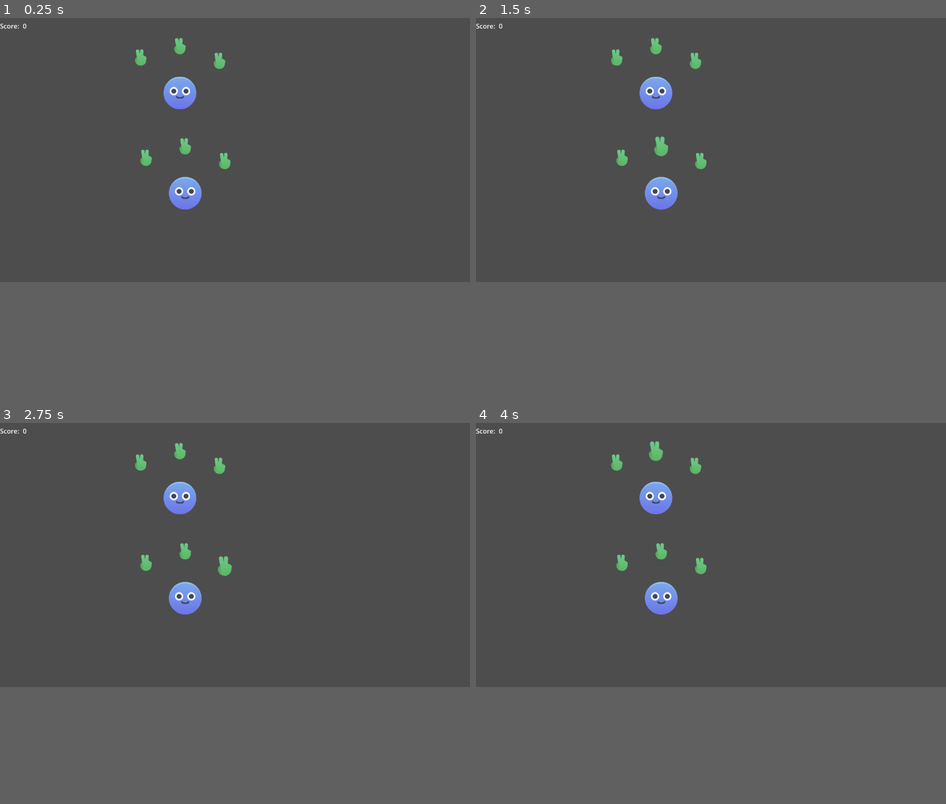
Above: before the commit, frames 1-4 (two rows, left to right).
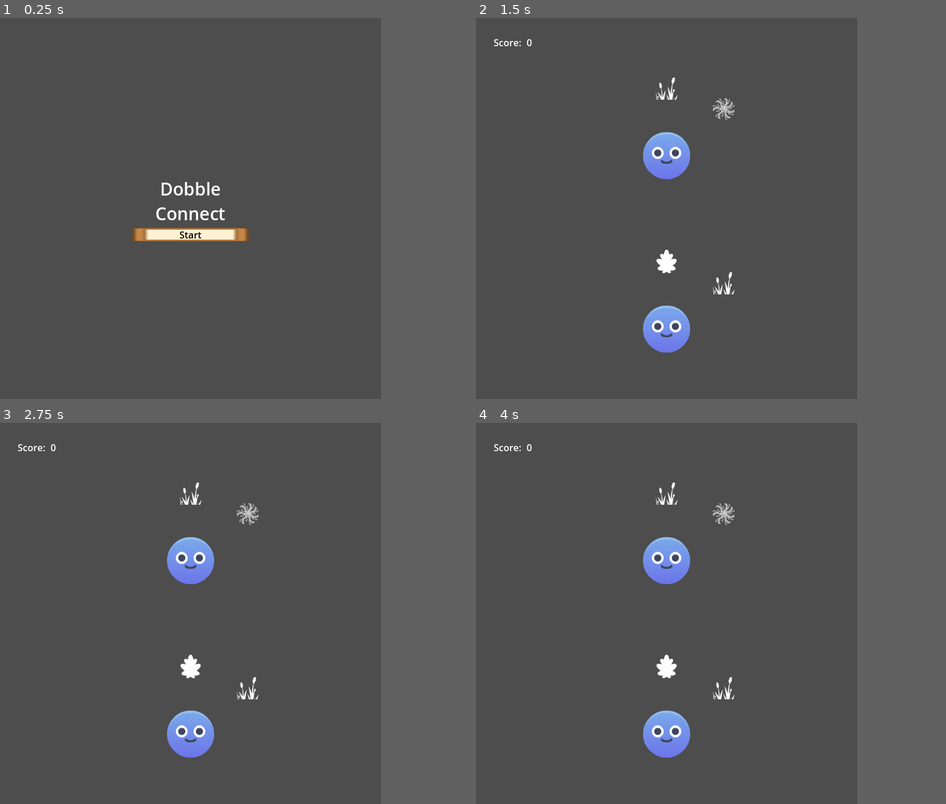
Above: after the commit, the same moments.

Repository: coolmule0/dobble-connect
Game: Godot game, scene res://title_screen.tscn
The game is run twice, just before and just after one commit, with the same random seed, the same clock (stepped at 60 frames per second) and the same inputs. Before the commit the project starts from res://main_board.tscn.
Inputs (mouse positions are in pixels of both pictures, inside the frame that each line leads up to):
- Up to frame 1 (0.25 s): no input
- Up to frame 2 (1.5 s): click (711, 166) at 0.5 s, where only the run after the commit has a clickable "Start"; move the mouse to (659, 147) at 1.27 s; click (659, 147) at 1.42 s
- Up to frame 3 (2.75 s): tap Enter at 2 s; move the mouse to (225, 567) at 2.02 s; click (225, 567) at 2.17 s
- Up to frame 4 (4 s): tap Space at 2.75 s; move the mouse to (621, 563) at 2.77 s; click (621, 563) at 2.92 s; tap Enter at 3.5 s; move the mouse to (654, 449) at 3.52 s; click (654, 449) at 3.67 s
In our replay, the window is 799x449 before the commit and 648x648 after it. These sizes can differ from the game's own. Grey fills any space a smaller window leaves; there, only what the larger window draws over its background counts as a difference.

The runs differ from the first frame. In frame 1, 2.6% of the frame differs, in the area x 0-54%, y 1-59%; in frame 2, 3.7%; in frame 3, 3.8%, in the area x 0-56%, y 1-88%; in frame 4, 3.8%.

Commit message:
first release

Diff:
--- a/character.gd
+++ b/character.gd
@@ -4,11 +4,18 @@
 @onready var trait_container: TraitContainer = $TraitsContainer/TraitContainer
 @onready var trait_container_2: TraitContainer = $TraitsContainer/TraitContainer2
 @onready var trait_container_3: TraitContainer = $TraitsContainer/TraitContainer3
-#var traits_arr = [trait_container, trait_container_2, trait_container_3]
+@onready var trait_container_4: TraitContainer = $TraitsContainer/TraitContainer4
+@onready var trait_container_5: TraitContainer = $TraitsContainer/TraitContainer5
+
+var traits_arr: Array[TraitContainer]
+@onready var traits_container: Node2D = $TraitsContainer
 
 @export var traits: Array[CompressedTexture2D]: set=set_traits
 
+const TRAIT_CONTAINER = preload("res://trait_container.tscn")
+
 func _ready() -> void:
+	traits_arr = [trait_container, trait_container_2, trait_container_3, trait_container_4, trait_container_5]
 	#trait_container.trait_sprite = traits[0]
 	#trait_container_2.trait_sprite = traits[1]
 	#trait_container_3.trait_sprite = traits[2]
@@ -18,10 +25,25 @@
 	traits = val
 
 	if not is_node_ready():
-		#_initial_traits = val
 		return
-	# we have 3 traits to edit
-	assert(len(val) == 3)
-	trait_container.trait_sprite = traits[0]
-	trait_container_2.trait_sprite = traits[1]
-	trait_container_3.trait_sprite = traits[2]
+	# we have up to 5 traits to edit
+	assert(len(val) <= 5)
+	assert(len(val) >= 1)
+
+	for c in traits_container.get_children():
+		c.visible = false
+		c.process_mode = Node.PROCESS_MODE_DISABLED
+
+	for i in range(traits.size()):
+		traits_arr[i].trait_sprite = traits[i]
+		traits_arr[i].visible = true
+		traits_arr[i].process_mode = Node.PROCESS_MODE_INHERIT
+
+	# Spread the traits in a half-circle around the character
+	#for i in range(traits.size()):
+		#traits_arr[i].trait_sprite = traits[i]
+		#var tc = TRAIT_CONTAINER.instantiate()
+		#traits_container.add_child(tc)
+		#tc.trait_sprite = t
+		# TODO: position
+		# assume each trait image is around 40px radius
--- a/character.tscn
+++ b/character.tscn
@@ -21,7 +21,6 @@
 
 [node name="TraitContainer" parent="TraitsContainer" instance=ExtResource("3_0qfo5")]
 position = Vector2(0, -115)
-trait_sprite = null
 
 [node name="TraitContainer2" parent="TraitsContainer" instance=ExtResource("3_0qfo5")]
 position = Vector2(97, -79)
@@ -30,3 +29,11 @@
 [node name="TraitContainer3" parent="TraitsContainer" instance=ExtResource("3_0qfo5")]
 position = Vector2(-96, -87)
 trait_sprite = ExtResource("5_px5sl")
+
+[node name="TraitContainer4" parent="TraitsContainer" instance=ExtResource("3_0qfo5")]
+position = Vector2(162, -2)
+trait_sprite = ExtResource("5_px5sl")
+
+[node name="TraitContainer5" parent="TraitsContainer" instance=ExtResource("3_0qfo5")]
+position = Vector2(-154, -3)
+trait_sprite = ExtResource("5_px5sl")
--- /dev/null
+++ b/dobble_theme.tres
@@ -0,0 +1,24 @@
+[gd_resource type="Theme" load_steps=6 format=3 uid="uid://b0ry4n54nyppf"]
+
+[ext_resource type="Texture2D" uid="uid://dv0m6j5i4n8cd" path="res://assets/kenney_ui-pack-pixel-adventure/tile_0000.png" id="1_cy87y"]
+
+[sub_resource type="StyleBoxTexture" id="StyleBoxTexture_cy87y"]
+texture = ExtResource("1_cy87y")
+
+[sub_resource type="StyleBoxTexture" id="StyleBoxTexture_67jrp"]
+texture = ExtResource("1_cy87y")
+
+[sub_resource type="StyleBoxTexture" id="StyleBoxTexture_3yixm"]
+texture = ExtResource("1_cy87y")
+
+[sub_resource type="StyleBoxTexture" id="StyleBoxTexture_84nan"]
+texture = ExtResource("1_cy87y")
+
+[resource]
+Button/colors/font_color = Color(0, 0, 0, 1)
+Button/colors/font_focus_color = Color(0, 0, 0, 1)
+Button/colors/font_hover_color = Color(1, 0, 0, 1)
+Button/styles/focus = SubResource("StyleBoxTexture_cy87y")
+Button/styles/hover = SubResource("StyleBoxTexture_67jrp")
+Button/styles/normal = SubResource("StyleBoxTexture_3yixm")
+Button/styles/pressed = SubResource("StyleBoxTexture_84nan")
--- a/level_manager.gd
+++ b/level_manager.gd
@@ -13,17 +13,29 @@
 var sprite_paths: PackedStringArray = []
 const SPRITE_PATH = "res://assets/traits/"
 
+# left - level/score. Right - how many traits per char
+var score_breaks := {
+	0: 2,
+	2: 3,
+	10: 4,
+	20: 5
+}
+
 ## Move onto next scene with transition
 func next_scene():
-	var ts = get_new_traits()
+	# how many traits this level?
+	var nprops := get_property_count(score)
+	var ts = get_new_traits(nprops)
 	var transition = SWIPE_TRANSITION.instantiate()
 	get_tree().root.add_child(transition)
 	transition.start_transition(level_scene, ts)
 
 ## Calculate traits for a level
-func get_new_traits() -> Dictionary[String, Array]:
+func get_new_traits(n_traits_per_char: int = 3) -> Dictionary[String, Array]:
 	#var pc_traits: Array[CompressedTexture2D] = [HAND_YELLOW_POINT,HAND_YELLOW_POINT,HAND_YELLOW_POINT]
 	#var char_traits: Array[CompressedTexture2D] = [HAND_YELLOW_ROCK,HAND_YELLOW_ROCK,HAND_YELLOW_ROCK]
+	# At least 1, so they can match
+	assert(n_traits_per_char >= 1)
 
 	# Shuffle available options
 	var shuffled = Array(sprite_paths.duplicate())
@@ -33,7 +45,7 @@
 	var npc_sprite_paths = [shuffled[0]]
 	shuffled.pop_front()
 	# fill out rest
-	for i in range(2):
+	for i in range(n_traits_per_char-1):
 		pc_sprite_paths.append(shuffled[0])
 		shuffled.pop_front()
 		npc_sprite_paths.append(shuffled[0])
@@ -54,3 +66,11 @@
 func _ready() -> void:
 	# get available trait sprites
 	sprite_paths = ResourceLoader.list_directory(SPRITE_PATH)
+
+## Given the level, return the number of properties, defined by score_breaks
+func get_property_count(level: int) -> int:
+	var result := 0
+	for score_level in score_breaks.keys():
+		if level >= score_level:
+			result = score_breaks[score_level]
+	return result
--- a/main_board.gd
+++ b/main_board.gd
@@ -5,7 +5,7 @@
 
 @export var pc_traits: Array[CompressedTexture2D]
 @export var npc_traits: Array[CompressedTexture2D]
-@onready var label_score: Label = $CanvasLayer/ScoreContainer/Score
+@onready var label_score: Label = %Score
 
 var is_drawing = false
 var start_pos = Vector2.ZERO
@@ -31,12 +31,15 @@
 					var released = get_connectable_at_mouse()
 					if released and released != start_source:
 						#print("Connected from %s to %s" % [start_source.name, released.name])
+						is_drawing = false
 						_check_connection(start_source.get_owner(), released.get_owner())
 					else:
 						print("Connection canceled")
-					is_drawing = false
-					line.clear_points()
-					start_source = null
+						is_drawing = false
+						line.clear_points()
+						start_source = null
+	if Input.is_action_pressed("ui_cancel"):
+		get_tree().quit()
 
 func _process(delta):
 	if is_drawing:
@@ -62,12 +65,24 @@
 	# TODO: possibly check owner to ensure initialtes from 2 different character
 	if start_trait.trait_sprite == end_trait.trait_sprite:
 		print("Correct!")
-		# TODO: turn line green. move on
+		# turn line green. move on
+		var twe = create_tween()
+		twe.tween_property(line, "modulate", Color.GREEN, 0.15)
 		LevelManager.score += 1
 		LevelManager.next_scene()
 	else:
 		print("Not Right!")
-		# TODO: turn line red and shake
+		# turn line red and shake
+		var twe = create_tween()
+		var line_col = line.get_default_color()
+		line.default_color = Color.RED
+		#twe.tween_property(line, "modulate", Color.RED, 0.15)
+		for i in range(3):
+			twe.tween_property(line, "position:x", -5, 0.05)
+			twe.tween_property(line, "position:x", 5, 0.05)
+		twe.tween_callback(line.clear_points)
+		twe.tween_property(line, "default_color", line_col, 0.01)
+		#line.default_color = line_col
 
 func init_level(init_vars: Dictionary) -> void:
 	pc_traits = init_vars["pc"]
--- a/main_board.tscn
+++ b/main_board.tscn
@@ -7,23 +7,31 @@
 script = ExtResource("1_s3r4q")
 
 [node name="PC" parent="." instance=ExtResource("1_4rgaq")]
-position = Vector2(454, 430)
+position = Vector2(324, 529)
 
 [node name="Character" parent="." instance=ExtResource("1_4rgaq")]
-position = Vector2(441, 184)
+position = Vector2(324, 234)
 
 [node name="Line2D" type="Line2D" parent="."]
+begin_cap_mode = 2
+end_cap_mode = 2
 
 [node name="CanvasLayer" type="CanvasLayer" parent="."]
 
-[node name="ScoreContainer" type="HBoxContainer" parent="CanvasLayer"]
+[node name="MarginContainer" type="MarginContainer" parent="CanvasLayer"]
 offset_right = 40.0
 offset_bottom = 40.0
+theme_override_constants/margin_left = 30
+theme_override_constants/margin_top = 30
 
-[node name="ScoreText" type="Label" parent="CanvasLayer/ScoreContainer"]
+[node name="ScoreContainer" type="HBoxContainer" parent="CanvasLayer/MarginContainer"]
+layout_mode = 2
+
+[node name="ScoreText" type="Label" parent="CanvasLayer/MarginContainer/ScoreContainer"]
 layout_mode = 2
 text = "Score: "
 
-[node name="Score" type="Label" parent="CanvasLayer/ScoreContainer"]
+[node name="Score" type="Label" parent="CanvasLayer/MarginContainer/ScoreContainer"]
+unique_name_in_owner = true
 layout_mode = 2
 text = "N"
--- a/project.godot
+++ b/project.godot
@@ -11,13 +11,17 @@
 [application]
 
 config/name="Dobble Connect"
-run/main_scene="uid://bi5amw1dsfvet"
+run/main_scene="uid://ehd3dlqo70ug"
 config/features=PackedStringArray("4.4", "Mobile")
-config/icon="res://icon.svg"
+config/icon="uid://bm61wktm5lb0w"
 
 [autoload]
 
 LevelManager="*res://level_manager.gd"
+
+[display]
+
+window/size/viewport_width=648
 
 [global_group]
 
--- /dev/null
+++ b/speechbubble.gd
@@ -0,0 +1,24 @@
+extends Control
+
+@export var radius: float = 80.0
+@export var arc_angle: float = PI  # Half circle
+@export var arc_offset: float = -PI / 2  # Start angle (top center)
+@export var color: Color = Color(1, 1, 1, 0.8)
+@export var outline_color: Color = Color(0, 0, 0)
+@export var outline_width: float = 2.0
+
+func _draw():
+	var center = Vector2(size.x / 2, size.y)  # Bubble base at bottom center
+	var points = []
+
+	var segments = 64
+	for i in range(segments + 1):
+		var angle = arc_offset + (i / segments) * arc_angle
+		var point = center + Vector2(radius * cos(angle), -radius * sin(angle))
+		points.append(point)
+
+	# Close shape back to the base center
+	points.append(center)
+
+	draw_colored_polygon(points, color)
+	draw_polyline(points, outline_color, outline_width)
--- /dev/null
+++ b/speechbubble.gdshader
@@ -0,0 +1,34 @@
+shader_type canvas_item;
+
+uniform float radius : hint_range(0.1, 2.0) = 0.9;
+uniform float thickness : hint_range(0.01, 1.0) = 0.2;
+uniform float bend_strength : hint_range(0.0, 10.0) = 4.0;
+uniform vec4 banana_color : source_color = vec4(1.0, 1.0, 0.2, 1.0);
+
+void fragment() {
+    vec2 uv = UV * 2.0 - 1.0; // Normalize UV to range [-1, 1]
+    uv.x *= (SCREEN_PIXEL_SIZE.x / SCREEN_PIXEL_SIZE.y); // Aspect correction
+
+    // Map x to angle range: 0 to PI
+    float angle = uv.x * 3.14159 * 0.5; // from -PI/2 to PI/2
+
+    // Parametric banana arc
+    vec2 arc_center = vec2(sin(angle), -cos(angle)); // Semi-circle curve
+    arc_center *= radius;
+
+    // Measure distance from actual fragment to the arc
+    float dist = length(uv - arc_center);
+
+    // Band thickness
+    float outer = thickness * 0.5;
+    float inner = -thickness * 0.5;
+
+    // Smooth edge
+    float edge = fwidth(dist);
+    float alpha_outer = smoothstep(outer, outer - edge, dist);
+    float alpha_inner = 1.0 - smoothstep(inner, inner + edge, dist);
+    float alpha = alpha_outer * alpha_inner;
+
+    // Output banana color
+    COLOR = banana_color * alpha;
+}
--- /dev/null
+++ b/textbubble.gdshader
@@ -0,0 +1,29 @@
+shader_type canvas_item;
+
+void vertex() {
+	// Called for every vertex the material is visible on.
+}
+
+//uniform float curve_strength : hint_range(-1.0, 1.0) = 0.2;
+
+void fragment() {
+    vec2 uv = UV;
+
+    // Convert to [-1, 1] range
+    vec2 centered = uv * 2.0 - vec2(1.0, 1.0);
+
+    // Polar coordinate conversion
+    float r = length(centered);
+    float theta = atan(centered.y, centered.x);
+
+    // Limit to semi-circle
+    if (theta < -1.57 || theta > 1.57 || r > 1.0) {
+        discard; // Transparent outside semi-circle
+    }
+
+    // Warp UVs from polar back to rectangular sample space
+    vec2 warped_uv = vec2((theta + 1.57) / 3.14, r);
+
+    // Use warped UVs to sample original texture
+    COLOR = texture(TEXTURE, warped_uv);
+}
--- /dev/null
+++ b/title_screen.gd
@@ -0,0 +1,9 @@
+extends Node2D
+
+
+func _on_button_pressed() -> void:
+	LevelManager.next_scene()
+
+func _input(event):
+	if Input.is_action_pressed("ui_cancel"):
+		get_tree().quit()
--- /dev/null
+++ b/title_screen.tscn
@@ -0,0 +1,40 @@
+[gd_scene load_steps=3 format=3 uid="uid://ehd3dlqo70ug"]
+
+[ext_resource type="Script" uid="uid://7qbw1q5mtsca" path="res://title_screen.gd" id="1_v6p8y"]
+[ext_resource type="Theme" uid="uid://b0ry4n54nyppf" path="res://dobble_theme.tres" id="2_ak2if"]
+
+[node name="TitleScreen" type="Node2D"]
+script = ExtResource("1_v6p8y")
+
+[node name="CanvasLayer" type="CanvasLayer" parent="."]
+
+[node name="CenterContainer" type="CenterContainer" parent="CanvasLayer"]
+anchors_preset = 8
+anchor_left = 0.5
+anchor_top = 0.5
+anchor_right = 0.5
+anchor_bottom = 0.5
+offset_left = -23.0
+offset_top = -63.5
+offset_right = 23.0
+offset_bottom = 63.5
+grow_horizontal = 2
+grow_vertical = 2
+theme = ExtResource("2_ak2if")
+
+[node name="VBoxContainer" type="VBoxContainer" parent="CanvasLayer/CenterContainer"]
+layout_mode = 2
+
+[node name="RichTextLabel" type="RichTextLabel" parent="CanvasLayer/CenterContainer/VBoxContainer"]
+custom_minimum_size = Vector2(200, 0)
+layout_mode = 2
+theme_override_font_sizes/normal_font_size = 30
+text = "Dobble Connect"
+fit_content = true
+horizontal_alignment = 1
+
+[node name="Button" type="Button" parent="CanvasLayer/CenterContainer/VBoxContainer"]
+layout_mode = 2
+text = "Start"
+
+[connection signal="pressed" from="CanvasLayer/CenterContainer/VBoxContainer/Button" to="." method="_on_button_pressed"]
Binary file added: assets/emote__.png
Not shown, added: assets/emote__.png.import
Binary file added: assets/kenney_ui-pack-pixel-adventure/tile_0000.png
Not shown, added: assets/kenney_ui-pack-pixel-adventure/tile_0000.png.import
Binary file added: assets/kenney_ui-pack-pixel-adventure/tile_0001.png
Not shown, added: assets/kenney_ui-pack-pixel-adventure/tile_0001.png.import
Binary file added: assets/kenney_ui-pack-pixel-adventure/tile_0002.png
Not shown, added: assets/kenney_ui-pack-pixel-adventure/tile_0002.png.import
Binary file added: assets/kenney_ui-pack-pixel-adventure/tile_0003.png
Not shown, added: assets/kenney_ui-pack-pixel-adventure/tile_0003.png.import
Binary file added: assets/kenney_ui-pack-pixel-adventure/tile_0004.png
Not shown, added: assets/kenney_ui-pack-pixel-adventure/tile_0004.png.import
(and 184 more such lines)
